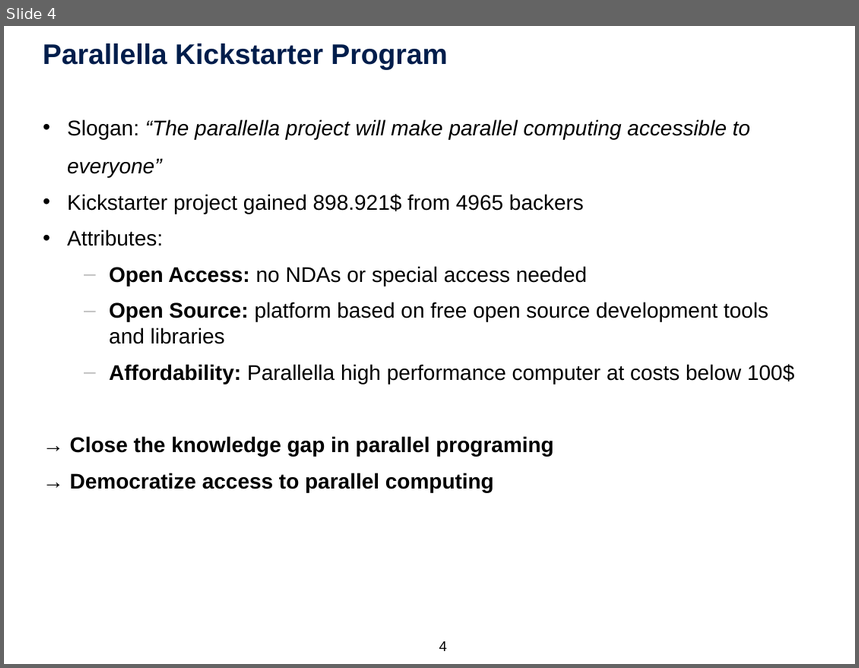
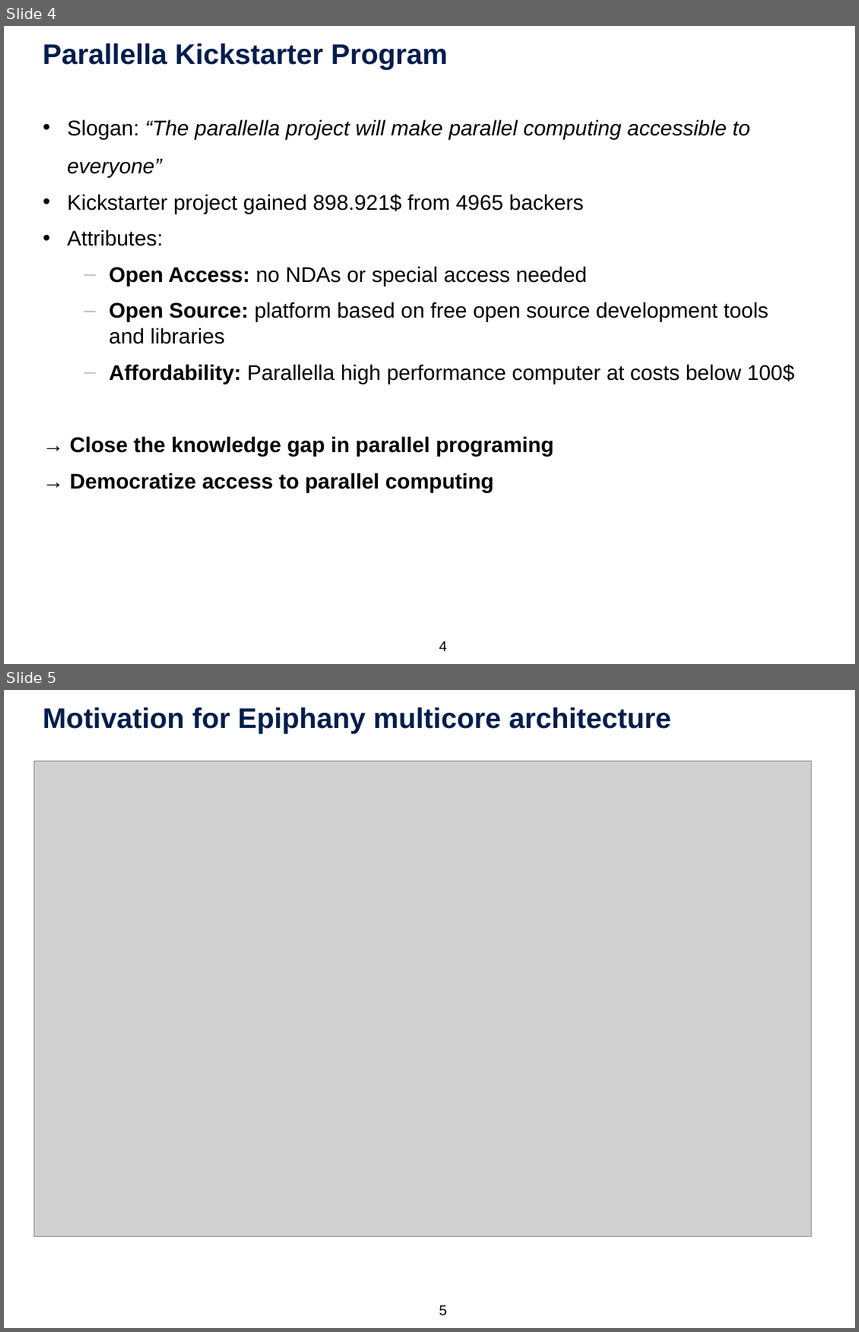
Before and after one commit to tobiashuste/parallella-hauptseminar, a slide deck: presentation/praesentation.pptx. Shown one above the other, each under a label of ours: slide 4 before the commit, slides 4 and 5 after it. The pictures are 859x668 and 859x1332 pixels, drawn with LibreOffice and Linux fonts; fonts in the diff are those of the drawing; grey boxes stand for pictures; background and template pictures are left out. Boxes give left, top, right and bottom in pixels: in the first picture for what was removed or moved away, otherwise in the second. Text is boxed around its words. In the diff, an @@ line names an element or a change of style, - is before the commit and + after.

```diff
--- a/presentation/praesentation.pptx
+++ b/presentation/praesentation.pptx
@@ slide 5 added at (4, 690, 855, 1328), background picture (left out) @@
@@ title added at (43, 707, 672, 734), 24 pt, text #001D4B, bold @@
+Motivation for Epiphany multicore architecture
@@ picture added at (34, 761, 811, 1237) @@
@@ page number added at (439, 1306, 447, 1316), 12 pt, text #000000 @@
+5
```
Also in this commit, not shown: 3 slides changed, 3 other slides added, 8 other files.
